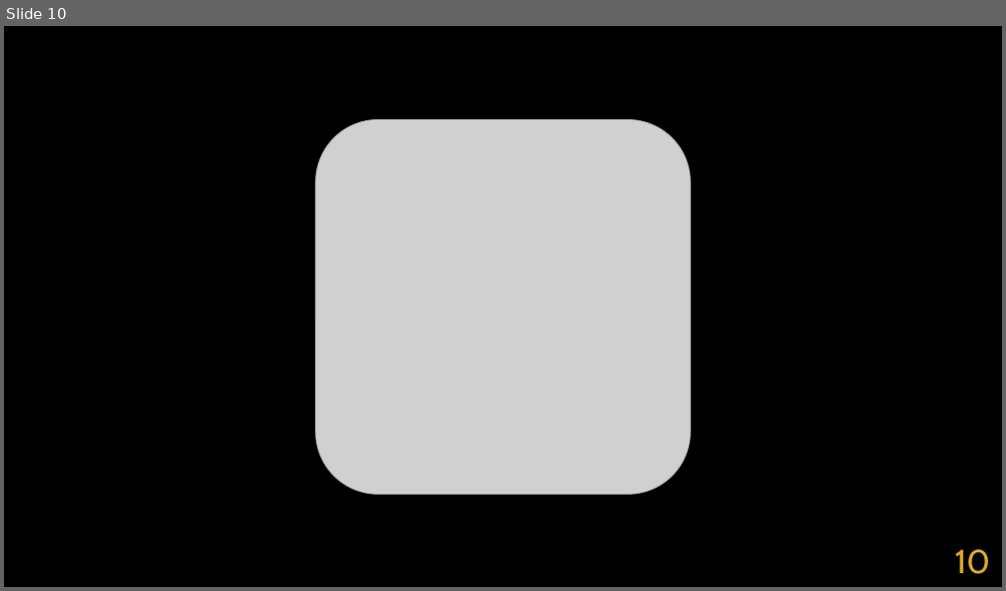
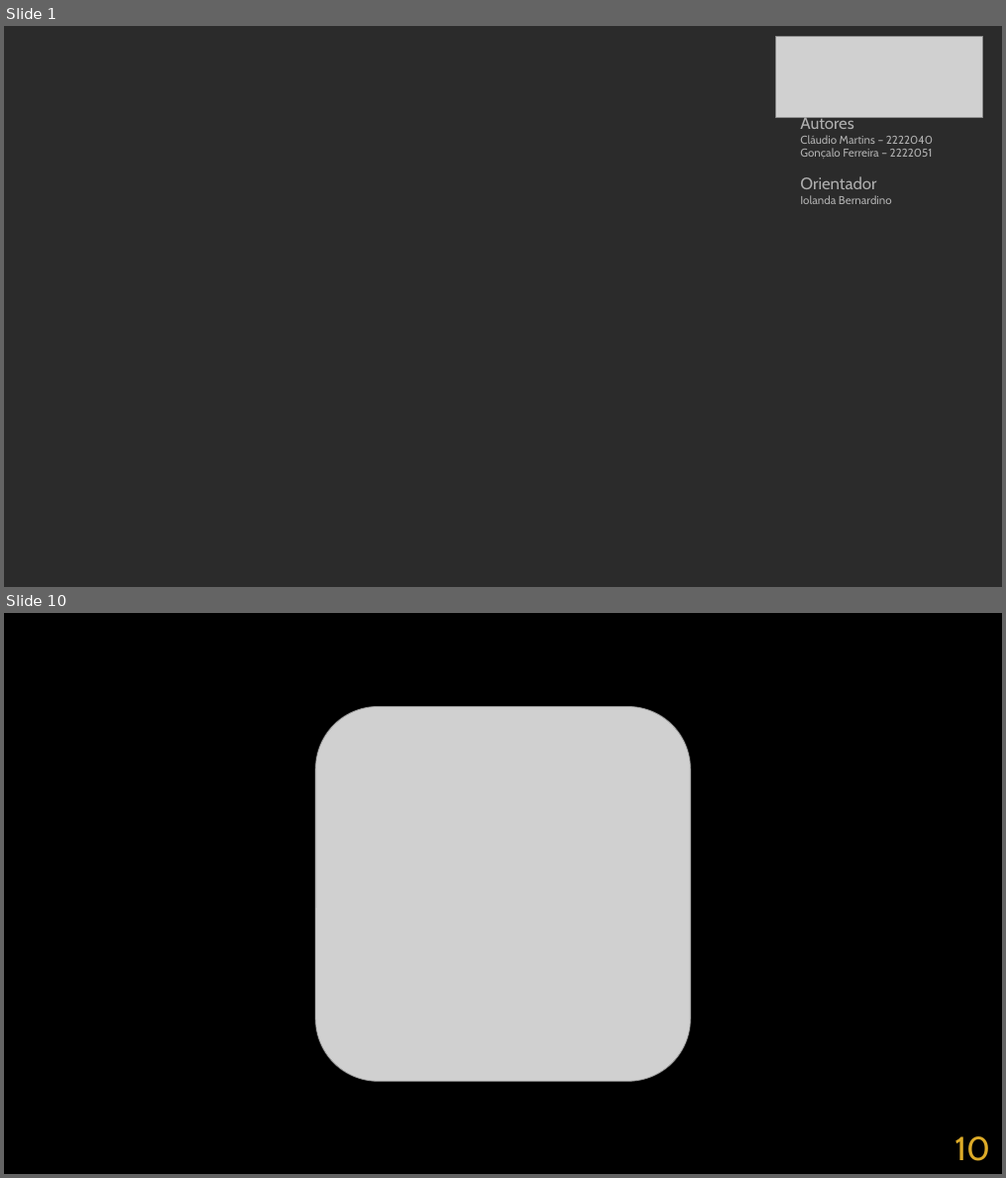
Before and after one commit to goncaloferreira966/Smart4Finances, a slide deck: Smart4FiancesApresentacao.pptx. Shown one above the other, each under a label of ours: slide 10 before the commit, slides 1 and 10 after it; the slides between them are not shown. The pictures are 1006x591 and 1006x1178 pixels, drawn with LibreOffice and Linux fonts; fonts in the diff are those of the drawing; grey boxes stand for pictures; background and template pictures are left out; a plain dark background stands for a picture behind light text. Boxes give left, top, right and bottom in pixels: in the first picture for what was removed or moved away, otherwise in the second. Text is boxed around its words. In the diff, an @@ line names an element or a change of style, - is before the commit and + after.

```diff
--- a/Smart4FiancesApresentacao.pptx
+++ b/Smart4FiancesApresentacao.pptx
@@ slide 1 added at (4,26,1002,587), background picture (left out) @@
@@ picture added at (776,36,982,117) @@
@@ text added at (800,115,933,159), 11 pt, text #AEAEAE @@
+Autores
+Cláudio Martins – 2222040
+Gonçalo Ferreira – 2222051
@@ text added at (800,176,892,204), 11 pt, text #AEAEAE @@
+Orientador
+Iolanda Bernardino
```
Also in this commit, not shown: 9 slides changed, 1 slide removed.
